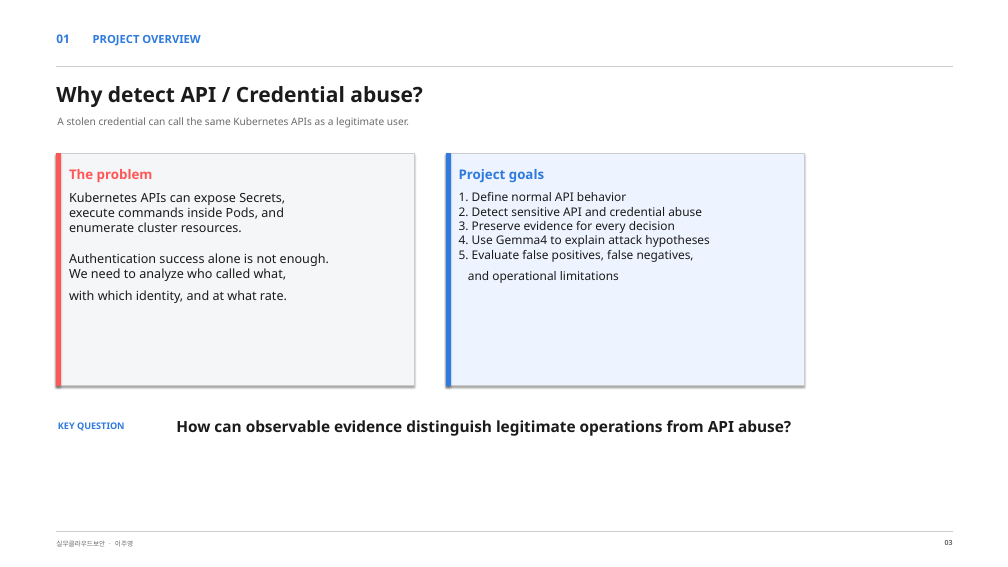
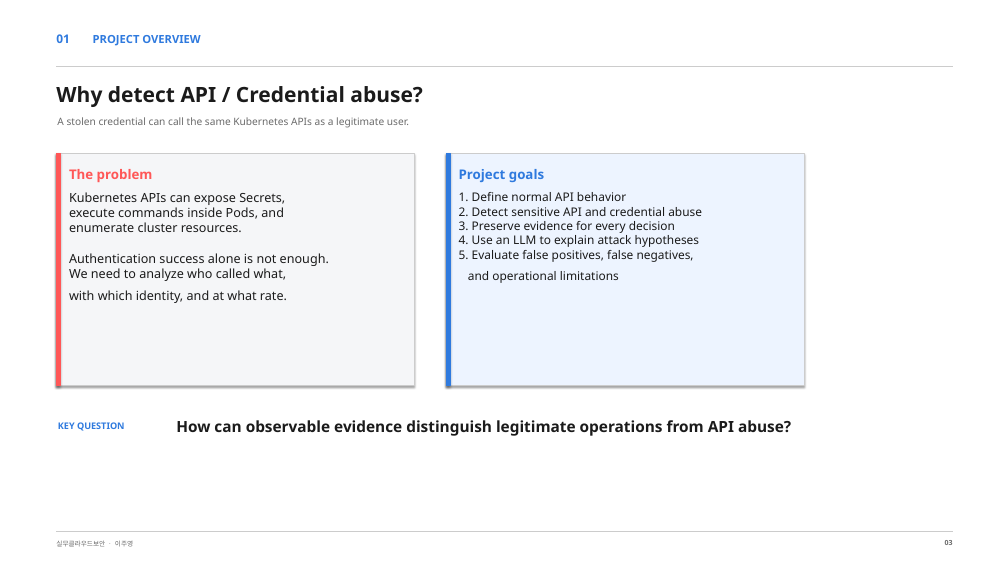
Before and after one commit to leeju0/Cloud_PBL, a slide deck: slide 3 of presentation/api_credential_abuse_detection.pptx. Drawn at 1008x567 pixels with LibreOffice and Linux fonts; fonts in the diff are those of the drawing. Boxes give left, top, right and bottom in pixels: in the first picture for what was removed or moved away, otherwise in the second. Text is boxed around its words. In the diff, an @@ line names an element or a change of style, - is before the commit and + after.

```diff
--- a/presentation/api_credential_abuse_detection.pptx
+++ b/presentation/api_credential_abuse_detection.pptx
@@ text at <box>459,192,702,283</box>: text changed @@
-1. Define normal API behavior
-2. Detect sensitive API and credential abuse
-3. Preserve evidence for every decision
-4. Use Gemma4 to explain attack hypotheses
-5. Evaluate false positives, false negatives,
-and operational limitations
+1. Define normal API behavior
+2. Detect sensitive API and credential abuse
+3. Preserve evidence for every decision
+4. Use an LLM to explain attack hypotheses
+5. Evaluate false positives, false negatives,
+and operational limitations
```
Also in this commit, not shown: 11 other slides changed, 1 other file.
